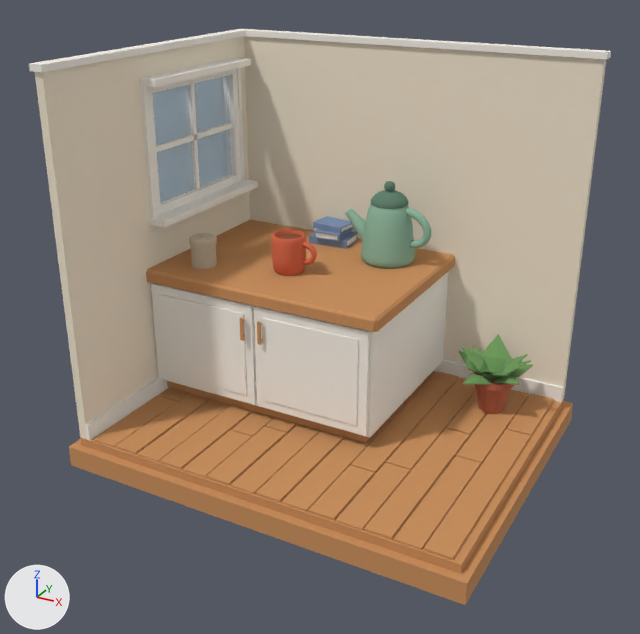
The Blender file tools/blender/nook.blend: old version first, new version second.
Camera for both pictures: a 50 mm camera at (1.004, -1.745, 0.738) aimed at (0.134, -0.164, -0.053). The lights are fixed; the arrows at lower left show +X, +Y and +Z. The first picture is the older version.

Script lines for the objects in view, before the commit:
```python
me_kettle = bpy.data.meshes.new('Kettle')
me_kettle.from_pydata(...)  # 452 vertices, 462 faces; spans x -0.115..0.108, y -0.065..0.065, z 0.0..0.196
me_kettle.polygons.foreach_set('use_smooth', [True] * 462)
# faces by material slot: [282, 180]
me_kettle.materials.append(mat_mat_kettle)  # greyish green #8fb8a0
me_kettle.materials.append(mat_mat_kettledetail)  # greyish green #5e7f6c
me_room = bpy.data.meshes.new('Room')
me_room.from_pydata(...)  # 919 vertices, 820 faces; spans x -0.34..0.62, y -0.495..0.265, z -0.4..0.5
# faces by material slot: [30, 232, 132, 132, 112, 128, 54]
me_room.materials.append(mat_mat_wall)  # pale yellow #f2e6d0
me_room.materials.append(mat_mat_wood)  # orange #c98f5b
me_room.materials.append(mat_mat_frame)  # white #f7f3ea
me_room.materials.append(mat_mat_leaf)  # green #6e9a5b
me_room.materials.append(mat_mat_pot)  # orange #b5654a
me_room.materials.append(mat_mat_tin)  # beige #c9b8a0
me_room.materials.append(mat_mat_book)  # blue #7a8fb0
me_window_glass = bpy.data.meshes.new('Window_Glass')
me_window_glass.from_pydata([(0.0, -0.18, -0.15), (0.0, 0.18, -0.15), (0.0, 0.18, 0.15), (0.0, -0.18, 0.15)], [], [(0, 1, 2, 3)])
me_window_glass.materials.append(mat_mat_glass)  # pale blue #cfe6f2
ob_kettle = bpy.data.objects.new('Kettle', me_kettle)
ob_kettle.location = (0.17, 0.11, 0.0)
ob_room = bpy.data.objects.new('Room', me_room)
ob_room.location = (0.0, 0.0, 0.0)
ob_window_glass = bpy.data.objects.new('Window_Glass', me_window_glass)
ob_window_glass.location = (-0.31, 0.0, 0.27)
# also in view: 'Mug' at (0.017, -0.07, 0.045)
```
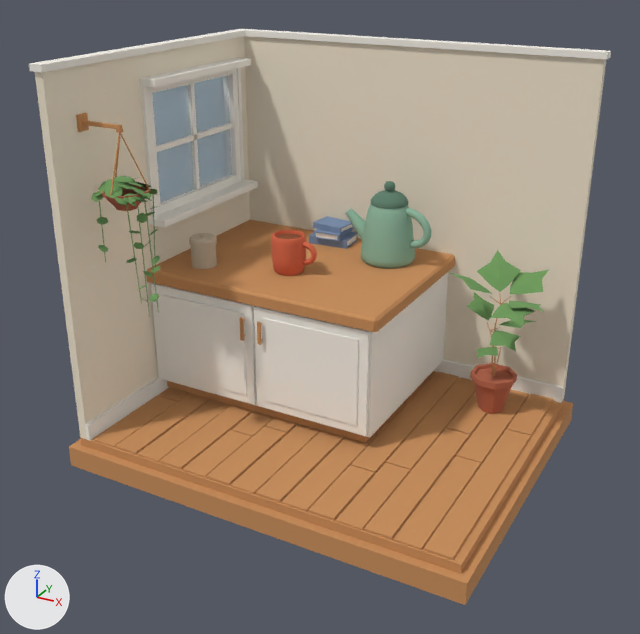
The change in detail:
me_room is used by ob_room; location (0.0, 0.0, 0.0).
me_room had 919 vertices, 820 faces and spanned x -0.34..0.62, y -0.495..0.265, z -0.4..0.5.
me_room now has 1430 vertices, 1229 faces and spans x -0.34..0.62, y -0.495..0.265, z -0.4..0.5.
me_room part 1: a new loose piece, a box spanning x -0.3..-0.294, y -0.398..-0.372, z 0.357..0.391, in mat_mat_wood (orange #c98f5b).
me_room part 2: a new loose piece, a box spanning x -0.295..-0.196, y -0.389..-0.381, z 0.37..0.378, in mat_mat_wood (orange #c98f5b).
me_room part 3: 40 vertices moved from x 0.411..0.509, y 0.051..0.149, z -0.25..-0.234 to x 0.41..0.51, y 0.05..0.15, z -0.246..-0.231; 159 vertices removed from x 0.353..0.546, y 0.011..0.199, z -0.324..-0.17; 205 vertices added at x 0.346..0.578, y -0.025..0.186, z -0.244..0.045.
me_room part 4: 441 vertices added at x -0.268..-0.13, y -0.444..-0.318, z -0.057..0.364.
Other edits to the shape of me_room do not show in these pictures.

Pixel boxes (x1, y1, x2, y2) of what changed, in the pictures (640 x 634 px; the box of a moved part takes in the faces that stretch with it):
part 1 of me_room, added: after (76, 113, 89, 132)
part 2 of me_room, added: after (82, 120, 122, 130)
part 3 of me_room, moved or reshaped: before (459, 334, 533, 414); after (448, 250, 549, 414)
part 4 of me_room, added: after (91, 133, 161, 317)
